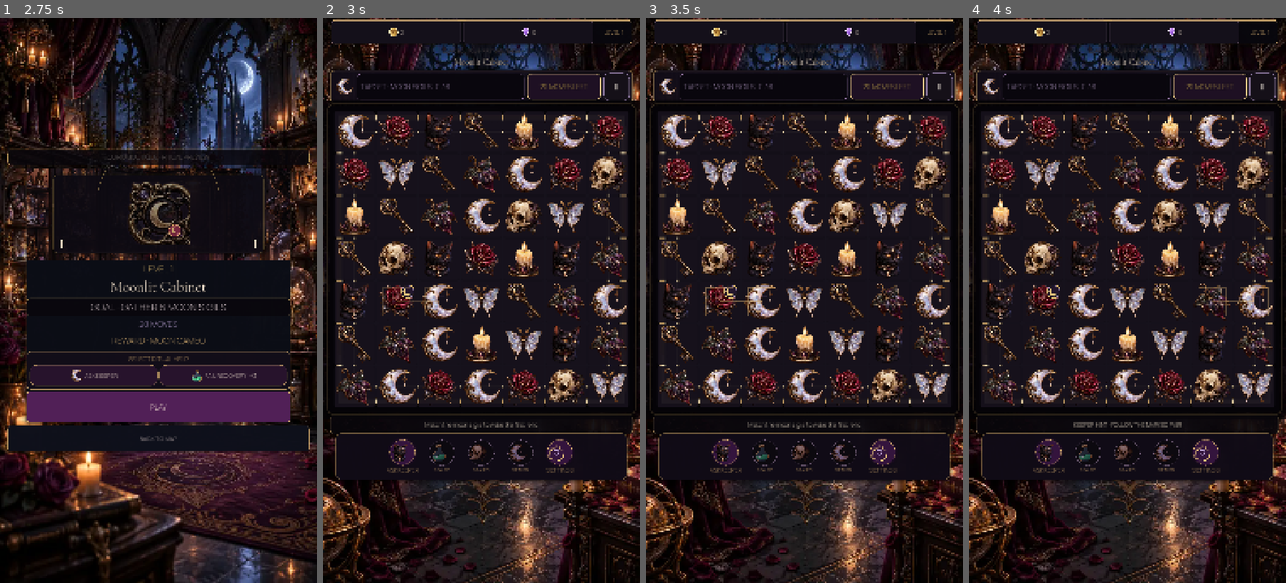
Above: before the commit, frames 1-4 (left to right).
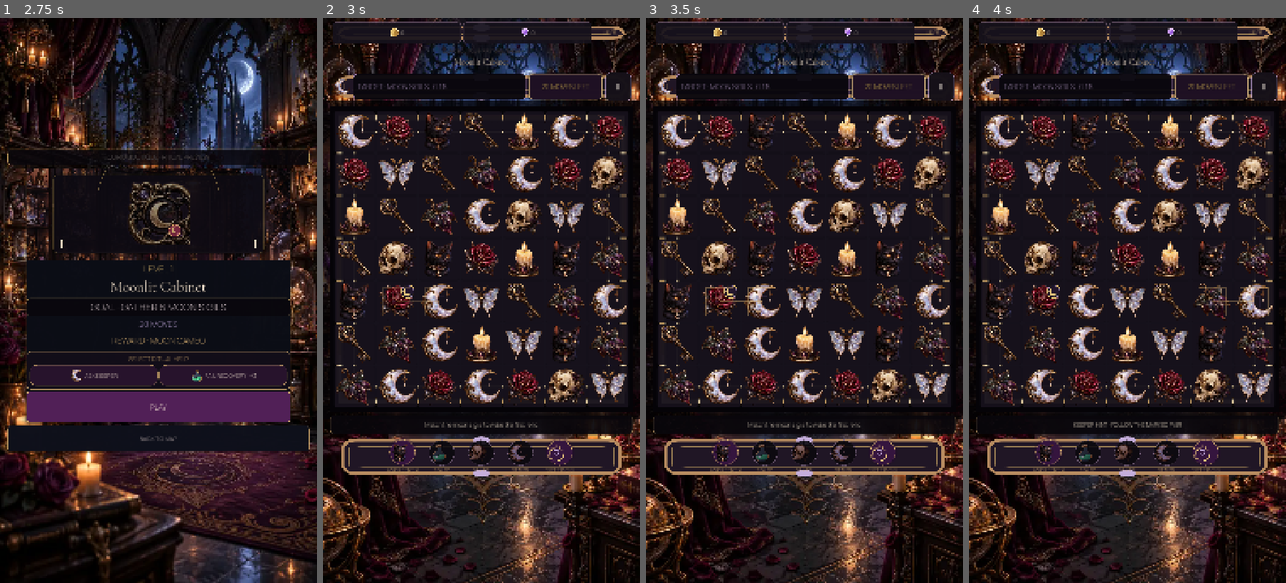
Above: after the commit, the same moments.

Repository: Jay-prodesign/akilta-match3
Game: Godot game, scene res://src/app/app_bootstrap.tscn
The game is run twice, just before and just after one commit, with the same random seed, the same clock (stepped at 60 frames per second) and the same inputs.
Inputs:
- Up to frame 1 (2.75 s): click "ENTER THE HOUSE" at 0.5 s; click "PLAY LEVEL 1" at 1.25 s; click "1" at 2 s
- Up to frame 2 (3 s): click "PLAY" at 2.75 s
- Up to frame 3 (3.5 s): no input
- Up to frame 4 (4 s): click "ASK KEEPER" at 3.5 s

Frame 1 is identical in both runs. In frame 2, 6.0% of the frame differs, in the area x 0-99%, y 0-83%; in frame 3, 6.0%; in frame 4, 6.0%.

Commit message:
Unify Gameplay HUD and booster production chrome (#90)
Back the Gameplay resource strip, objective/moves plate and booster tray with the authored gothic 9-slice material; leave the existing raster BoardView as the sole board-frame owner. Exact-head headless and render verification passed.

Diff:
--- a/assets/manifests/screen_asset_manifest.json
+++ b/assets/manifests/screen_asset_manifest.json
@@ -2214,6 +2214,132 @@
       ],
       "current_path": "assets/world/ch01_curio_boutique/hub_bg_grandhall.webp",
       "provenance": "AKILTA first-party authored House environment reused for Settings continuity"
+    },
+    {
+      "asset_id": "gameplay_resource_strip_frame",
+      "screen": [
+        "S05"
+      ],
+      "type": "structural_ui",
+      "dimensions": "512x512_9slice_runtime_reuse",
+      "aspect_ratio": "scalable",
+      "transparent": true,
+      "variants": [
+        "default",
+        "high_contrast_runtime"
+      ],
+      "reuse": "declared_reuse_of_gbl_primary_panel_frame",
+      "priority": "P0",
+      "production_status": "runtime_connected_authored_9slice_candidate",
+      "current_path": "assets/ui/chrome/gbl_ui_ritual_panel_9s_base_v01.svg",
+      "runtime_style_script": "src/ui/theme/production_chrome.gd",
+      "technical_policy": "runtime_decoded_svg_to_imagetexture_9slice__gameplay_shell__render_verification_required",
+      "block": "resource_strip",
+      "slot": "resource_strip_frame",
+      "state": [
+        "playing",
+        "won",
+        "failed"
+      ],
+      "contract_owners": [
+        {
+          "screen": "S05",
+          "region": "hud",
+          "block": "resource_strip",
+          "slot": "coins",
+          "states": [
+            "normal"
+          ]
+        }
+      ]
+    },
+    {
+      "asset_id": "gameplay_objective_hud_frame",
+      "screen": [
+        "S05"
+      ],
+      "type": "structural_ui",
+      "dimensions": "512x512_9slice_runtime_reuse",
+      "aspect_ratio": "scalable",
+      "transparent": true,
+      "variants": [
+        "default",
+        "high_contrast_runtime"
+      ],
+      "reuse": "declared_reuse_of_gbl_primary_panel_frame",
+      "priority": "P0",
+      "production_status": "runtime_connected_authored_9slice_candidate",
+      "current_path": "assets/ui/chrome/gbl_ui_ritual_panel_9s_base_v01.svg",
+      "runtime_style_script": "src/ui/theme/production_chrome.gd",
+      "technical_policy": "runtime_decoded_svg_to_imagetexture_9slice__gameplay_shell__render_verification_required",
+      "block": "gameplay_header",
+      "slot": "objective_hud_frame",
+      "state": [
+        "playing",
+        "teaching",
+        "low_moves"
+      ],
+      "contract_owners": [
+        {
+          "screen": "S05",
+          "region": "hud",
+          "block": "gameplay_header",
+          "slot": "objective_remaining",
+          "states": [
+            "normal",
+            "complete"
+          ]
+        },
+        {
+          "screen": "S05",
+          "region": "hud",
+          "block": "gameplay_header",
+          "slot": "moves",
+          "states": [
+            "normal",
+            "low"
+          ]
+        }
+      ]
+    },
+    {
+      "asset_id": "gameplay_booster_tray_frame",
+      "screen": [
+        "S05"
+      ],
+      "type": "structural_ui",
+      "dimensions": "512x512_9slice_runtime_reuse",
+      "aspect_ratio": "scalable",
+      "transparent": true,
+      "variants": [
+        "default",
+        "high_contrast_runtime"
+      ],
+      "reuse": "declared_reuse_of_gbl_primary_panel_frame",
+      "priority": "P0",
+      "production_status": "runtime_connected_authored_9slice_candidate",
+      "current_path": "assets/ui/chrome/gbl_ui_ritual_panel_9s_base_v01.svg",
+      "runtime_style_script": "src/ui/theme/production_chrome.gd",
+      "technical_policy": "runtime_decoded_svg_to_imagetexture_9slice__gameplay_shell__render_verification_required",
+      "block": "booster_row",
+      "slot": "booster_tray_frame",
+      "state": [
+        "playing",
+        "paused_hidden"
+      ],
+      "contract_owners": [
+        {
+          "screen": "S05",
+          "region": "actions",
+          "block": "booster_row",
+          "slot": "hint",
+          "states": [
+            "available",
+            "disabled",
+            "pressed"
+          ]
+        }
+      ]
     }
   ],
   "vertical_slice_art_policy": {
@@ -2305,6 +2431,7 @@
     "life_economy": "NO_GLOBAL_LIFE_ASSET_BOUND"
   },
   "asset_gap_pass": {
-    "global_shell_chrome": "RUNTIME_AND_RENDER_VERIFIED"
+    "global_shell_chrome": "RUNTIME_AND_RENDER_VERIFIED",
+    "gameplay_chrome": "IN_PROGRESS_RENDER_REQUIRED"
   }
 }
--- a/src/ui/gameplay/gameplay_screen.gd
+++ b/src/ui/gameplay/gameplay_screen.gd
@@ -154,6 +154,13 @@
 func _ready() -> void:
 	ProductionChrome.apply_primary($PauseOverlay/Card)
 	ProductionChrome.apply_primary($ResultOverlay/Card)
+	ProductionChrome.apply_gameplay_shell($ResourceBar, "resources")
+	ProductionChrome.apply_gameplay_shell($Layout/HUDPlate, "objective")
+	ProductionChrome.apply_gameplay_shell($BoosterTray, "boosters")
+	var board_frame := $Layout/BoardView/OrnateFrame as Panel
+	if board_frame != null:
+		board_frame.add_theme_stylebox_override("panel", StyleBoxEmpty.new())
+		board_frame.set_meta("production_board_frame_owner", "BoardView")
 	world_backdrop.texture = ScreenArt.texture("gameplay_bg_curio_boutique")
 	world_backdrop.modulate = Color.WHITE
 	_resource_coin_icon.texture = PieceAssetLoader.ornament("res://assets/ui/ui_coin.svg")
@@ -1024,6 +1031,8 @@
 		"truthful_sealed_slots": _sealed_boost_a != null and _sealed_boost_a.disabled and _sealed_boost_b != null and _sealed_boost_b.disabled and _sealed_boost_c != null and _sealed_boost_c.disabled,
 		"authored_target_moves_hierarchy": objective_icon != null and objective_icon.texture != null and objective_label != null and objective_label.get_theme_stylebox("normal") != null and moves_label != null and moves_label.get_theme_stylebox("normal") != null,
 		"authored_board_frame": get_node_or_null("Layout/BoardView/OrnateFrame") != null,
+		"asset_backed_gameplay_chrome": ($ResourceBar as PanelContainer).get_theme_stylebox("panel") is StyleBoxTexture and ($Layout/HUDPlate as PanelContainer).get_theme_stylebox("panel") is StyleBoxTexture and _booster_tray != null and _booster_tray.get_theme_stylebox("panel") is StyleBoxTexture,
+		"board_frame_asset_owner": String(($Layout/BoardView/OrnateFrame as Panel).get_meta("production_board_frame_owner", "")) == "BoardView",
 		"north_star_gameplay_geometry": ($ResourceBar as PanelContainer).offset_bottom - ($ResourceBar as PanelContainer).off …(284 unchanged characters)…
 		"resource_bar_height": ($ResourceBar as PanelContainer).offset_bottom - ($ResourceBar as PanelContainer).offset_top,
 		"hud_plate_height": ($Layout/HUDPlate as PanelContainer).custom_minimum_size.y,
--- a/src/ui/theme/production_chrome.gd
+++ b/src/ui/theme/production_chrome.gd
@@ -7,6 +7,7 @@
 static var _primary_panel: StyleBoxTexture
 static var _top_shell: StyleBoxTexture
 static var _bottom_shell: StyleBoxTexture
+static var _gameplay_shell: StyleBoxTexture
 
 static func _style(content_margin: float, texture_margin: float = 64.0) -> StyleBoxTexture:
 	var texture := PieceAssetLoader.ornament(PRIMARY_PANEL_PATH)
@@ -45,6 +46,22 @@
 		_bottom_shell = _style(8.0, 52.0)
 	return _bottom_shell
 
+static func gameplay_shell() -> StyleBoxTexture:
+	if _gameplay_shell == null:
+		_gameplay_shell = _style(6.0, 48.0)
+	return _gameplay_shell
+
+static func apply_gameplay_shell(panel: Control, kind: String) -> bool:
+	if panel == null:
+		return false
+	var style := gameplay_shell()
+	if style == null:
+		return false
+	panel.add_theme_stylebox_override("panel", style)
+	panel.set_meta("production_chrome_asset", PRIMARY_PANEL_PATH)
+	panel.set_meta("production_chrome_kind", "gameplay_" + kind)
+	return true
+
 static func apply_shell(panel: Control, kind: String) -> bool:
 	if panel == null:
 		return false
@@ -75,4 +92,5 @@
 		"top_shell_asset_backed": top_shell() != null and top_shell().texture != null,
 		"bottom_shell_asset_backed": bottom_shell() != null and bottom_shell().texture != null,
 		"global_shell_family_verified": top_shell() != null and top_shell().texture != null and bottom_shell() != null and bottom_shell().texture != null,
+		"gameplay_shell_asset_backed": gameplay_shell() != null and gameplay_shell().texture != null,
 	}
--- a/tests/unit/test_gameplay_authored_presentation_shell.gd
+++ b/tests/unit/test_gameplay_authored_presentation_shell.gd
@@ -26,6 +26,8 @@
 	_expect(bool(contract.get("truthful_sealed_slots", false)), "Unavailable boosters must remain visibly sealed rather than pretending to be usable")
 	_expect(bool(contract.get("authored_target_moves_hierarchy", false)), "Gameplay target and moves hierarchy must use authored production plates")
 	_expect(bool(contract.get("authored_board_frame", false)), "Gameplay board must sit inside an authored ornamental frame")
+	_expect(bool(contract.get("asset_backed_gameplay_chrome", false)), "Gameplay resource/HUD/booster surfaces must use authored asset-backed chrome")
+	_expect(bool(contract.get("board_frame_asset_owner", false)), "Gameplay board frame must be owned by the raster-backed BoardView rather than a second code-drawn panel border")
 	_expect(bool(contract.get("north_star_gameplay_geometry", false)), "Gameplay resource bar, target/moves HUD and lower tray must retain canonical North Star proportions")
 	_expect(float(contract.get("resource_bar_height", 0.0)) >= 76.0, "Gameplay resource strip must not collapse into a tiny utility row")
 	_expect(float(contract.get("hud_plate_height", 0.0)) >= 108.0, "Gameplay target/moves plate must keep its authored vertical hierarchy")
@@ -54,6 +56,9 @@
 	_expect(resource_bar != null and resource_bar.offset_bottom - resource_bar.offset_top == 80.0, "Gameplay resource strip height drifted")
 	_expect(hud_plate != null and hud_plate.custom_minimum_size.y == 112.0, "Gameplay objective strip height drifted")
 	_expect(booster_tray != null and booster_tray.offset_bottom - booster_tray.offset_top == 160.0 and is_equal_approx(booster_tray.anchor_top, 0.735), "Gameplay booster tray geometry drifted")
+	_expect(resource_bar != null and resource_bar.get_theme_stylebox("panel") is StyleBoxTexture, "Gameplay resource strip must use production chrome")
+	_expect(hud_plate != null and hud_plate.get_theme_stylebox("panel") is StyleBoxTexture, "Gameplay objective/moves HUD must use production chrome")
+	_expect(booster_tray != null and booster_tray.get_theme_stylebox("panel") is StyleBoxTexture, "Gameplay booster tray must use production chrome")
 	_expect(keeper != null and keeper.custom_minimum_size.y >= 88.0 and keeper.icon != null, "ASK KEEPER must retain a mobile touch target and production familiar art")
 	_expect(sealed_a != null and sealed_a.disabled and sealed_a.icon != null, "First future booster slot must be visibly sealed with production art")
 	_expect(sealed_b != null and sealed_b.disabled and sealed_b.icon != null, "Second future booster slot must be visibly sealed with production art")
